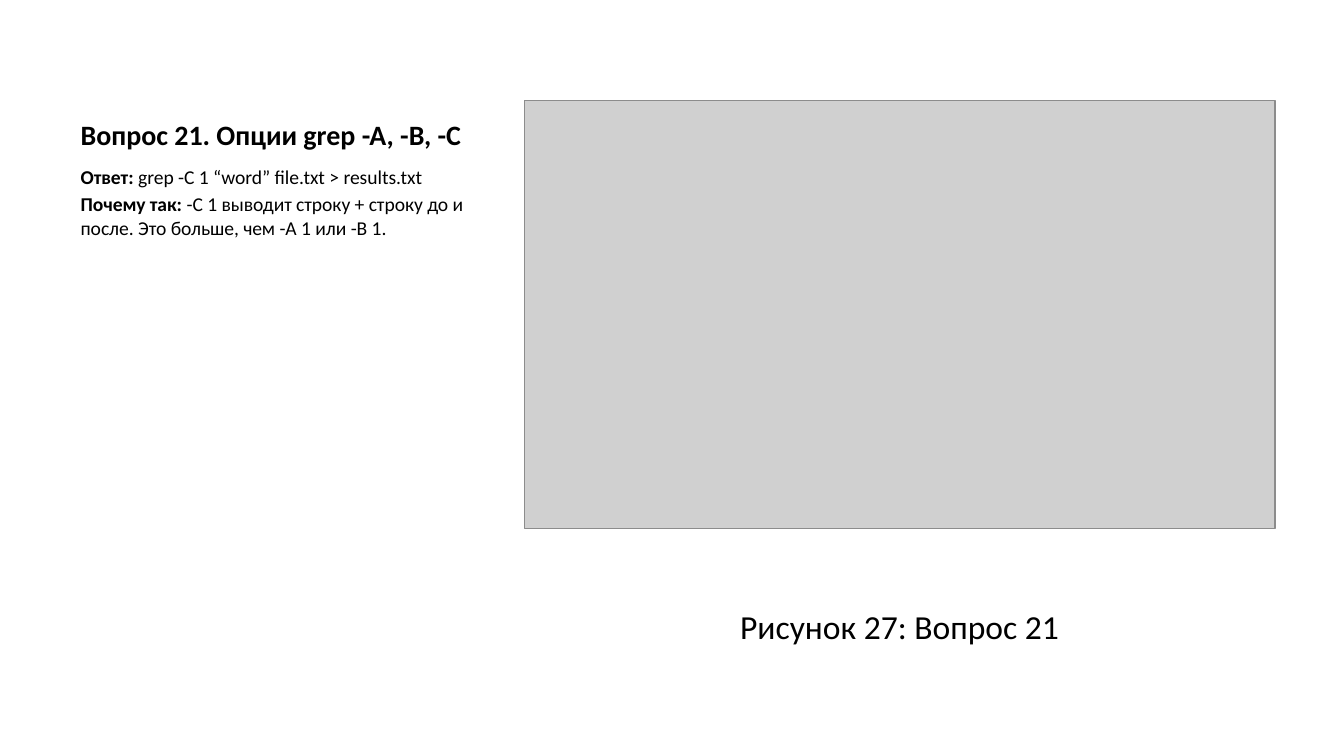
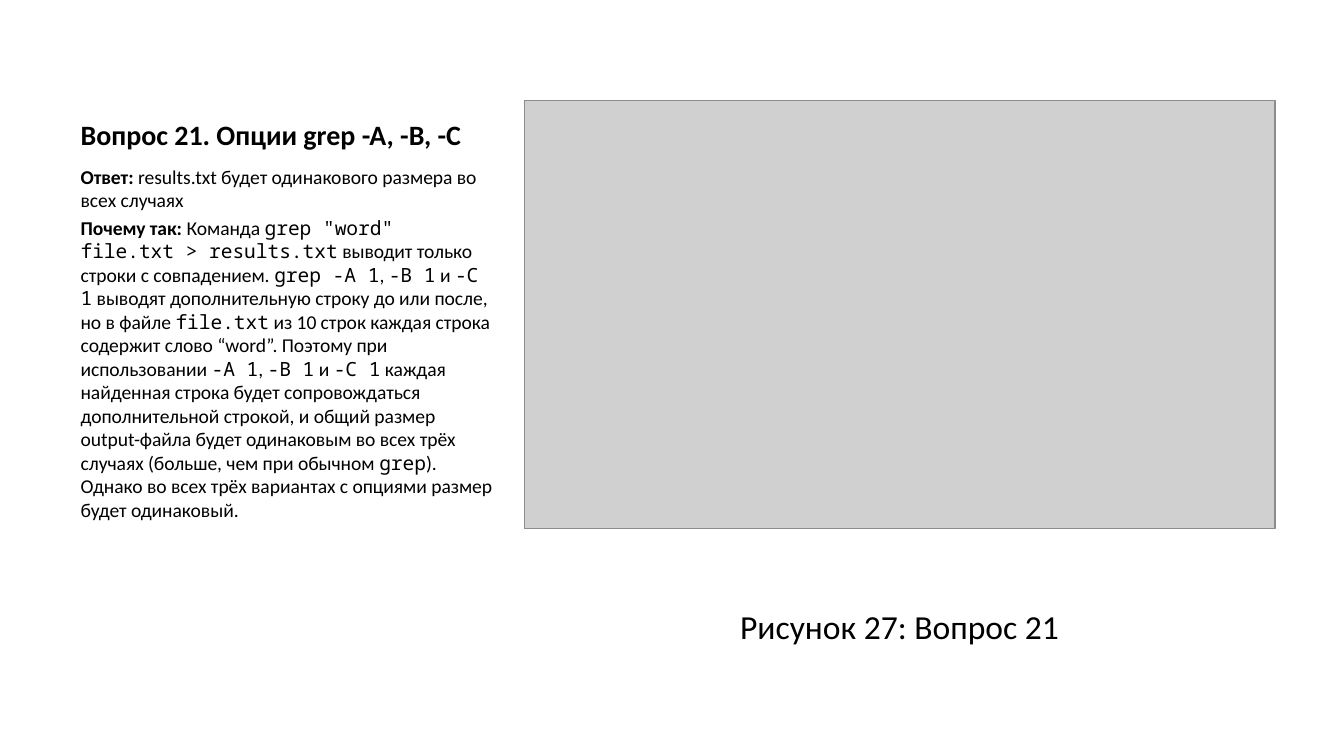
Before and after one commit to asivanova1/stepik-linux-course, a slide deck: slide 30 of stepik/razdel/03/presentation/output/presentation_stepik_3.pptx. Drawn at 1344x756 pixels with LibreOffice and Linux fonts; fonts in the diff are those of the drawing; grey boxes stand for pictures. Boxes give left, top, right and bottom in pixels: in the first picture for what was removed or moved away, otherwise in the second. Text is boxed around its words. In the diff, an @@ line names an element or a change of style, - is before the commit and + after.

```diff
--- a/stepik/razdel/03/presentation/output/presentation_stepik_3.pptx
+++ b/stepik/razdel/03/presentation/output/presentation_stepik_3.pptx
@@ text at [81, 170, 492, 521]: text changed @@
-Ответ: grep -C 1 “word” file.txt > results.txt
-Почему так: -C 1 выводит строку + строку до и после. Это больше, чем -A 1 или -B 1.
+Ответ: results.txt будет одинакового размера во всех случаях
+Почему так: Команда grep "word" file.txt > results.txt выводит только строки с совпадением. grep -A 1, -B 1 и -C 1 выводят дополнительную строку до или после, но в файле file.txt из 10 строк каждая строка содержит слово “word”. Поэтому при использовании -A 1, -B 1 и -C 1 каждая найденная строка будет сопровождаться дополнительной строкой, и общий размер output-файла будет одинаковым во всех трёх случаях (больше, чем при обычном grep). Однако во всех трёх вариантах с опциями размер будет одинаковый.
```
Also in this commit, not shown: 6 other slides changed, 21 other files.
